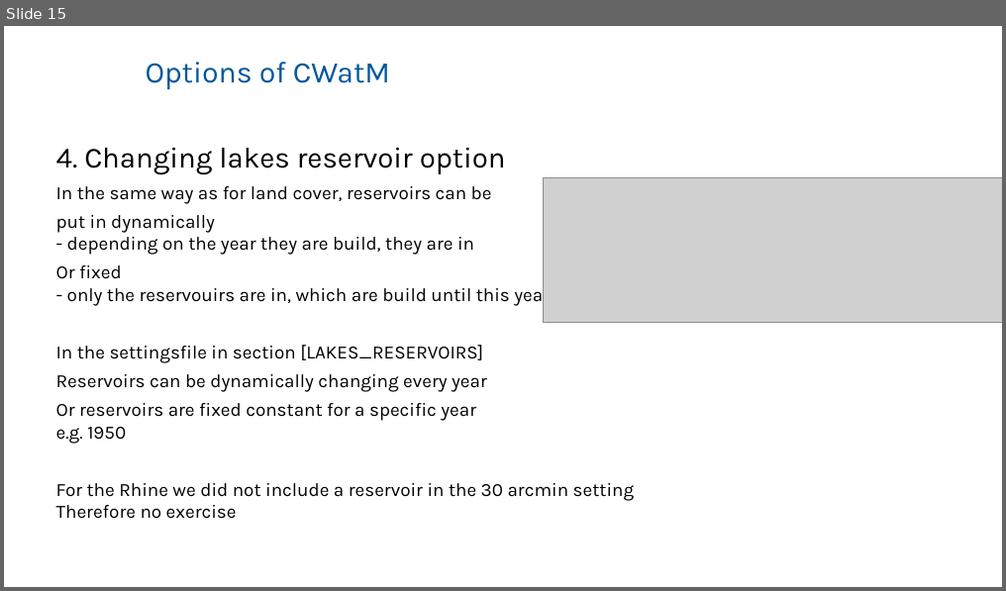
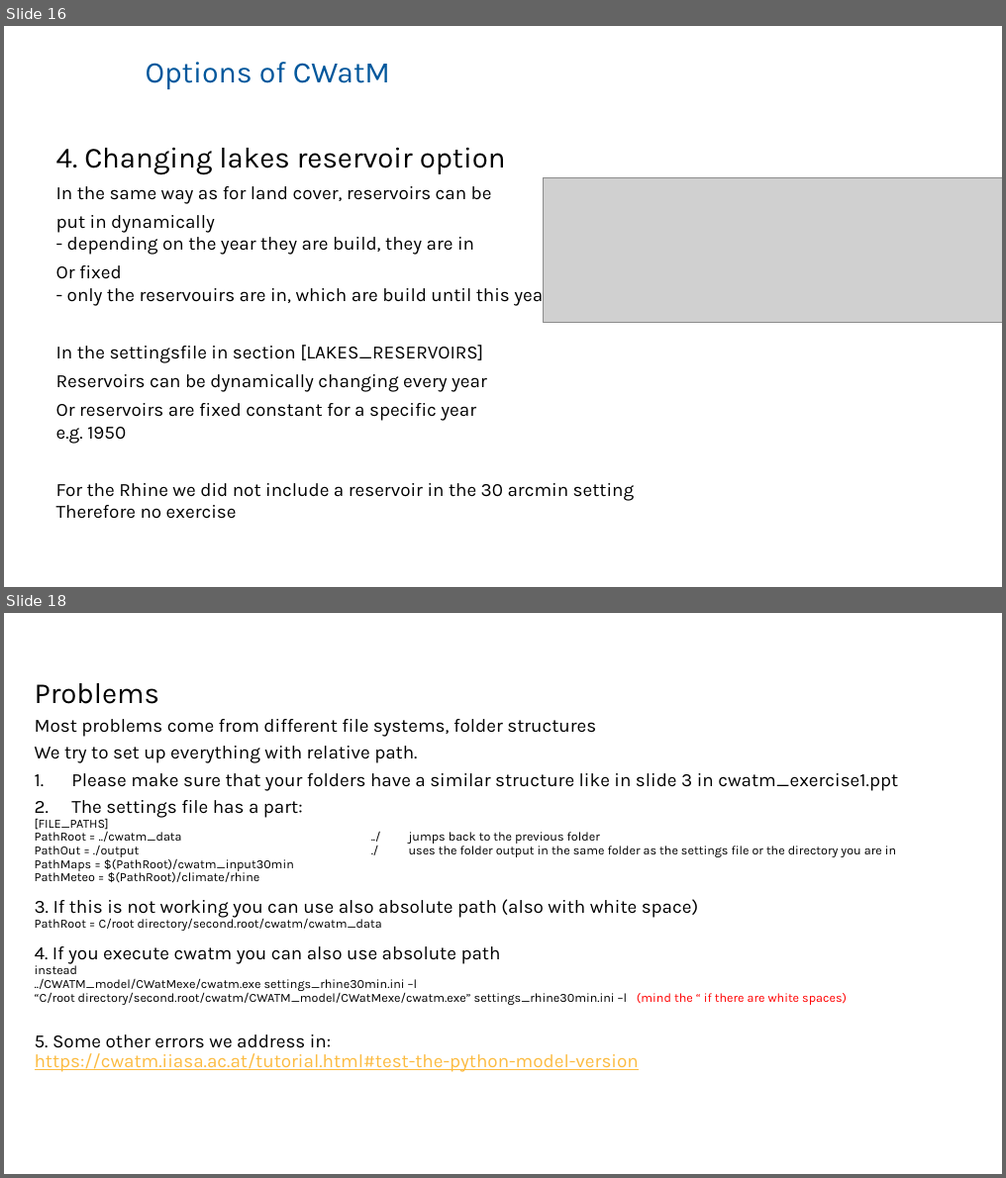
Before and after one commit to EmilioMariaNP/CWatM_emnp, a slide deck: tutorial/CWATM_exercise7/cwatm_exercise7.pptx. Shown one above the other, each under a label of ours: slide 15 before the commit, slides 16 and 18 after it; the slides between them are not shown. The pictures are 1006x591 and 1006x1178 pixels, drawn with LibreOffice and Linux fonts; fonts in the diff are those of the drawing; grey boxes stand for pictures; background and template pictures are left out. Boxes give left, top, right and bottom in pixels: in the first picture for what was removed or moved away, otherwise in the second. Text is boxed around its words. In the diff, an @@ line names an element or a change of style, - is before the commit and + after.

```diff
--- a/tutorial/CWATM_exercise7/cwatm_exercise7.pptx
+++ b/tutorial/CWATM_exercise7/cwatm_exercise7.pptx
@@ slide 18 added at [4,613,1002,1174], background #FFFFFF @@
@@ text added at [35,683,898,1072], 12 pt, text #000000 @@
+Problems
+Most problems come from different file systems, folder structures
+We try to set up everything with relative path.
+1. Please make sure that your folders have a similar structure like in slide 3 in cwatm_exercise1.ppt
+2. The settings file has a part:
+[FILE_PATHS]
+PathRoot = ../cwatm_data ../ jumps back to the previous folder
+PathOut = ./output ./ uses the folder output in the same folder as the settings file or the directory you are in
+PathMaps = $(PathRoot)/cwatm_input30min
+PathMeteo = $(PathRoot)/climate/rhine
+3. If this is not working you can use also absolute path (also with white space)
+PathRoot = C/root directory/second.root/cwatm/cwatm_data
+4. If you execute cwatm you can also use absolute path
+instead
+../CWATM_model/CWatMexe/cwatm.exe settings_rhine30min.ini –l
+“C/root directory/second.root/cwatm/CWATM_model/CWatMexe/cwatm.exe” settings_rhine30min.ini –l (mind the “ if there are white spaces)
+5. Some other errors we address in:
+https://cwatm.iiasa.ac.at/tutorial.html#test-the-python-model-version
@@ what was slide 15 is now slide 16 @@
```
Also in this commit, not shown: 1 slide changed, 2 other slides added, 2 other files.
